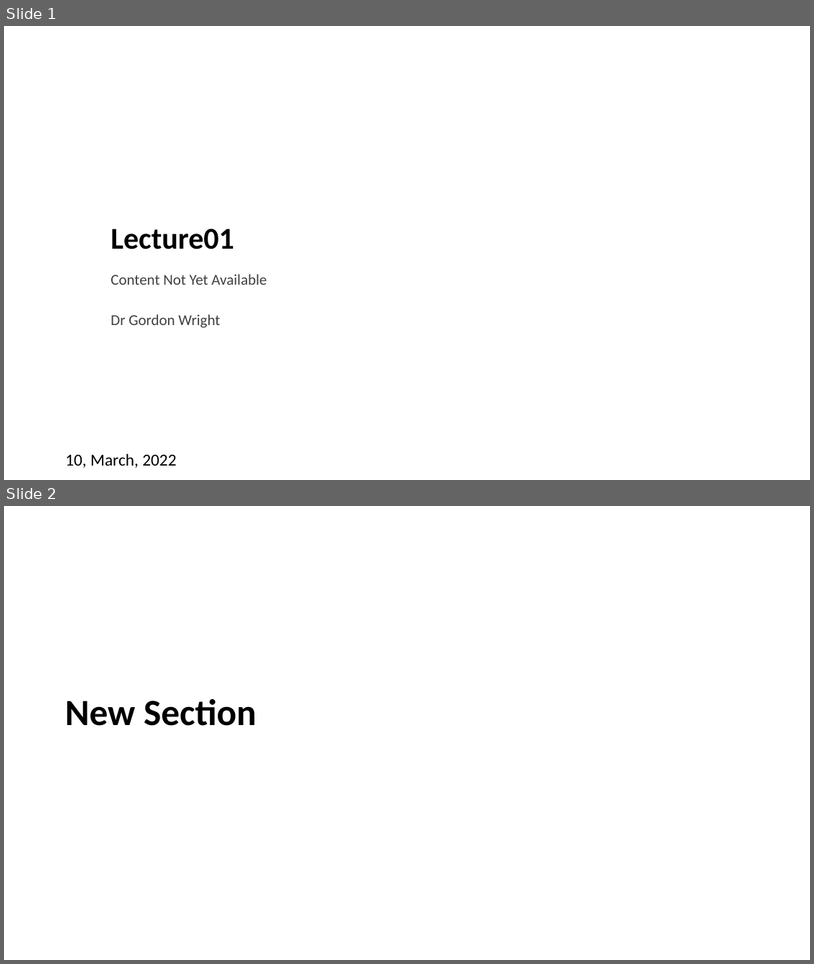
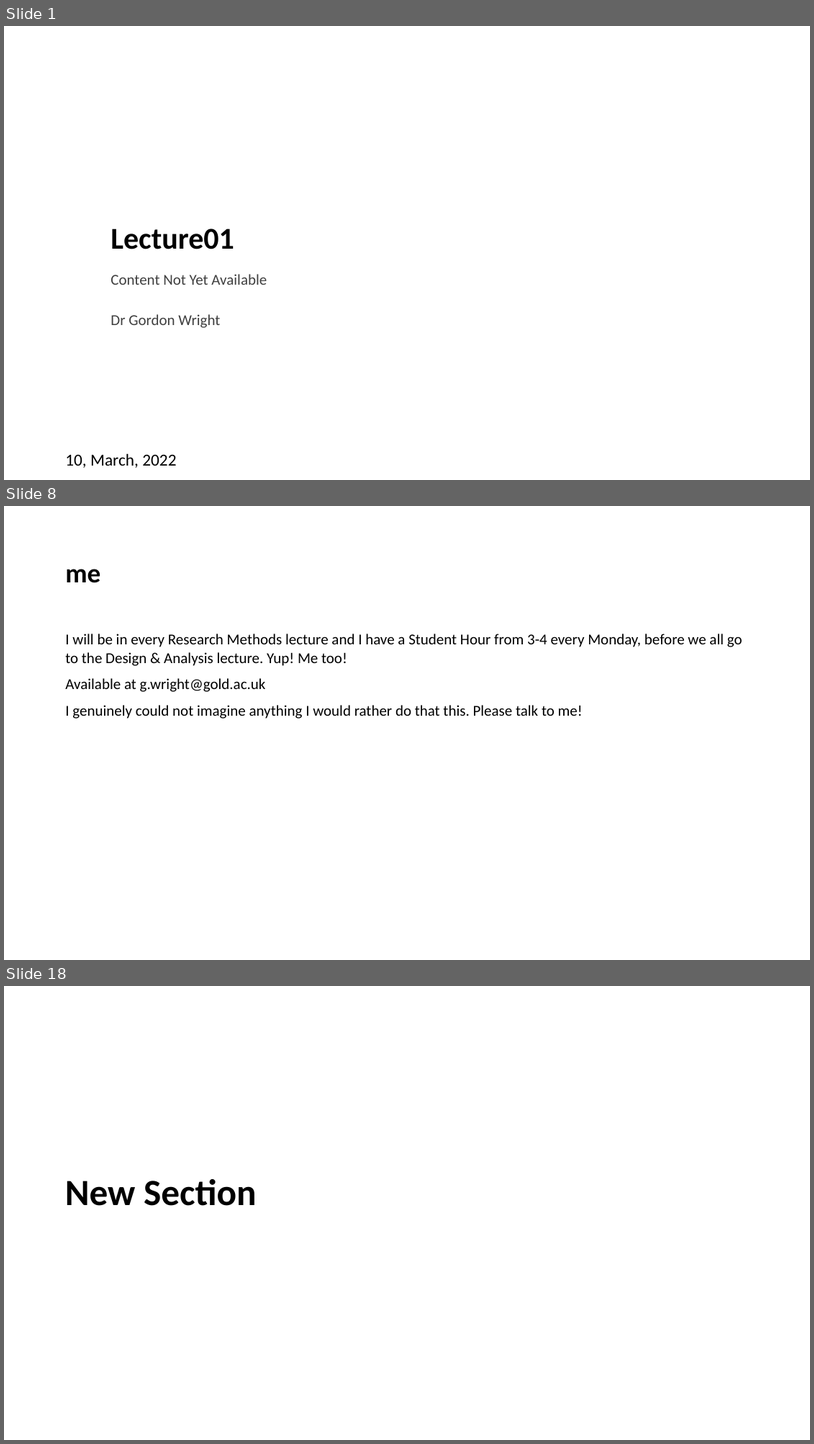
Before and after one commit to LittleMonkeyLab/PS52007Dslides, a slide deck: _site/lectures/Lecture01/Lecture01.pptx. Shown one above the other, each under a label of ours: slides 1 and 2 before the commit, slides 1, 8 and 18 after it; the slides between them are not shown. The pictures are 814x964 and 814x1444 pixels, drawn with LibreOffice and Linux fonts; fonts in the diff are those of the drawing; background and template pictures are left out. Boxes give left, top, right and bottom in pixels: in the first picture for what was removed or moved away, otherwise in the second. Text is boxed around its words. In the diff, an @@ line names an element or a change of style, - is before the commit and + after.

```diff
--- a/_site/lectures/Lecture01/Lecture01.pptx
+++ b/_site/lectures/Lecture01/Lecture01.pptx
@@ slide 8 added at (x1=4, y1=506, x2=810, y2=960), background #FFFFFF @@
@@ title added at (x1=65, y1=569, x2=100, y2=583), 32 pt, text #000000, bold @@
+me
@@ text added at (x1=65, y1=633, x2=743, y2=718), 18 pt, text #000000 @@
+I will be in every Research Methods lecture and I have a Student Hour from 3-4 every Monday, before we all go to the Design & Analysis lecture. Yup! Me too!
+Available at g.wright@gold.ac.uk
+I genuinely could not imagine anything I would rather do that this. Please talk to me!
@@ what was slide 2 is now slide 18 @@
```
Also in this commit, not shown: 1 slide changed, 14 other slides added, 7 slides removed, 27 other files.
